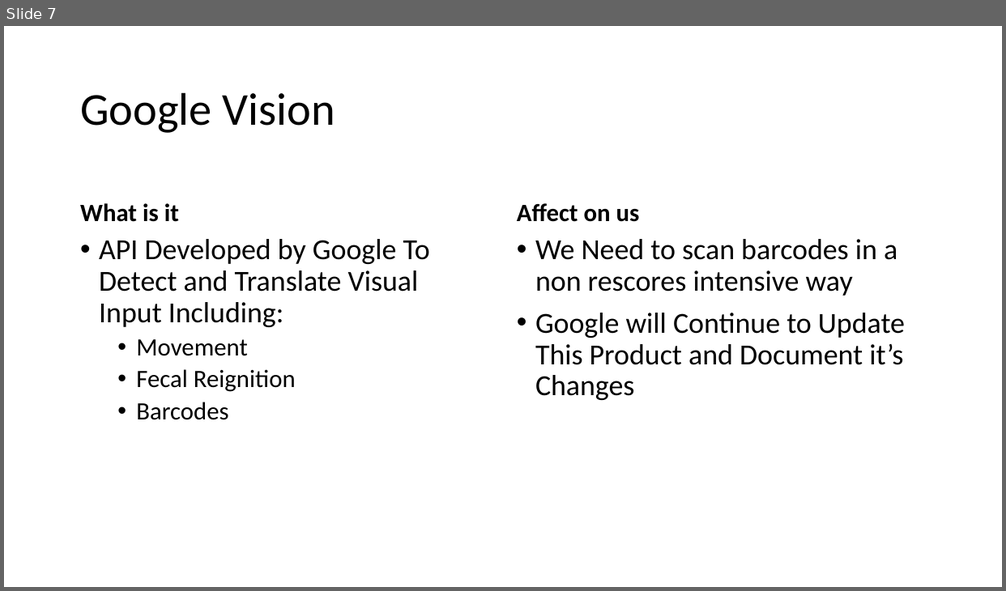
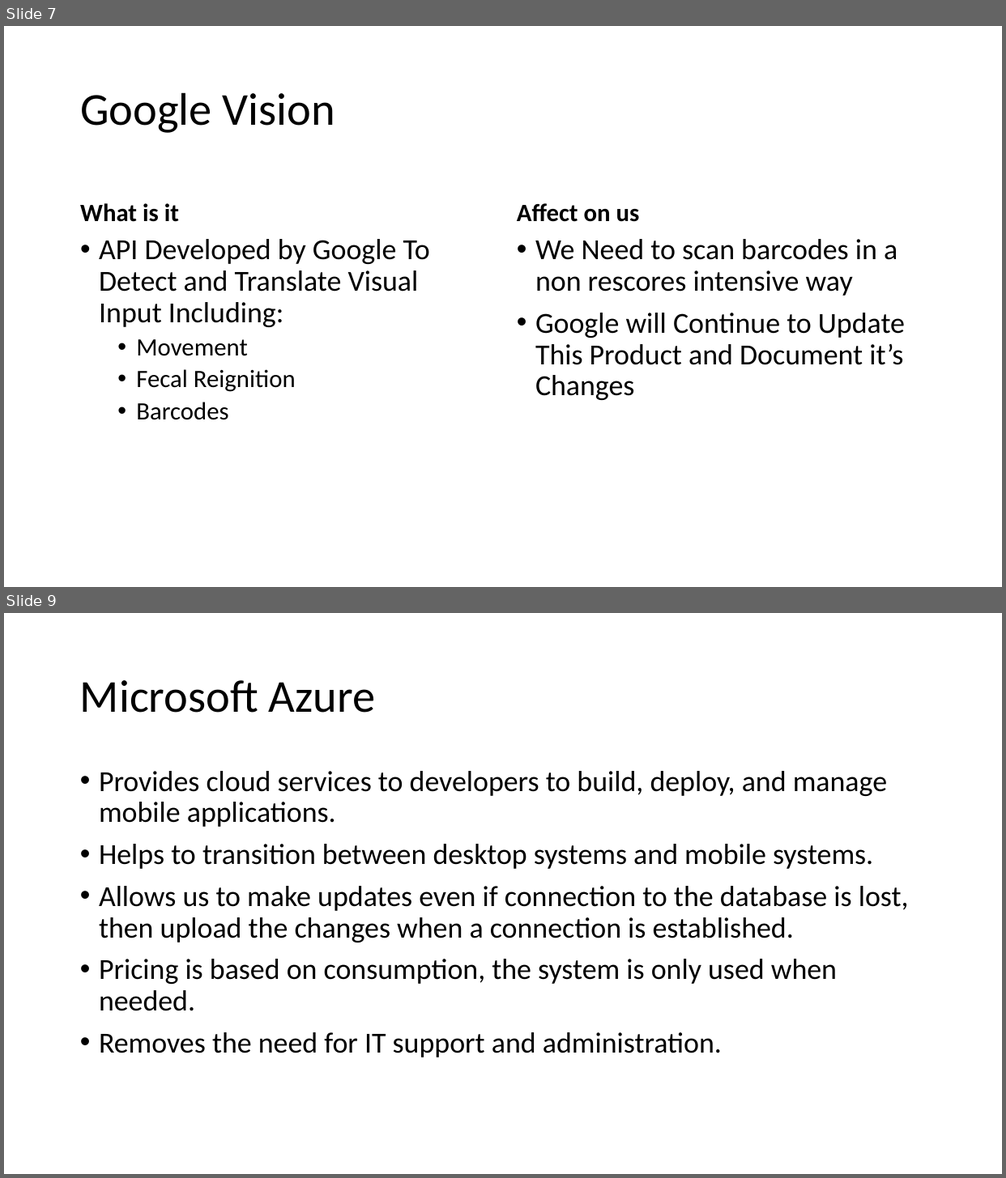
Before and after one commit to frozenNodak/InventoryManagement491, a slide deck: related work presentation draft.pptx. Shown one above the other, each under a label of ours: slide 7 before the commit, slides 7 and 9 after it; the slides between them are not shown. The pictures are 1006x591 and 1006x1178 pixels, drawn with LibreOffice and Linux fonts; fonts in the diff are those of the drawing. Boxes give left, top, right and bottom in pixels: in the first picture for what was removed or moved away, otherwise in the second. Text is boxed around its words. In the diff, an @@ line names an element or a change of style, - is before the commit and + after.

Commit message:
Added database parts
I added database system comparison and a look at Azure and LINQ to the presentation.

```diff
--- a/related work presentation draft.pptx
+++ b/related work presentation draft.pptx
@@ slide 9 added at [4,613,1002,1174], background #FFFFFF @@
@@ title added at [80,680,375,713], 44 pt, text #000000 @@
+Microsoft Azure
@@ text added at [99,771,909,1058], 28 pt, text #000000 @@
+• Provides cloud services to developers to build, deploy, and manage mobile applications.
+• Helps to transition between desktop systems and mobile systems.
+• Allows us to make updates even if connection to the database is lost, then upload the changes when a connection is established.
+• Pricing is based on consumption, the system is only used when needed.
+• Removes the need for IT support and administration.
```
Also in this commit, not shown: 2 other slides added.
